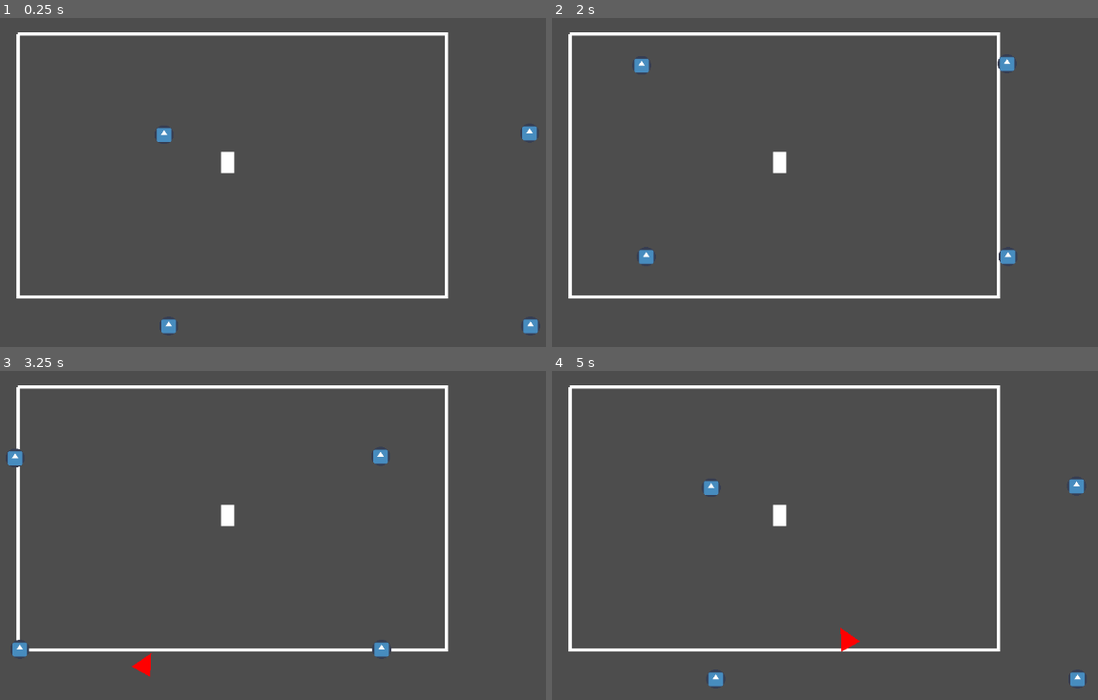
Above: before the commit, frames 1-4 (two rows, left to right).
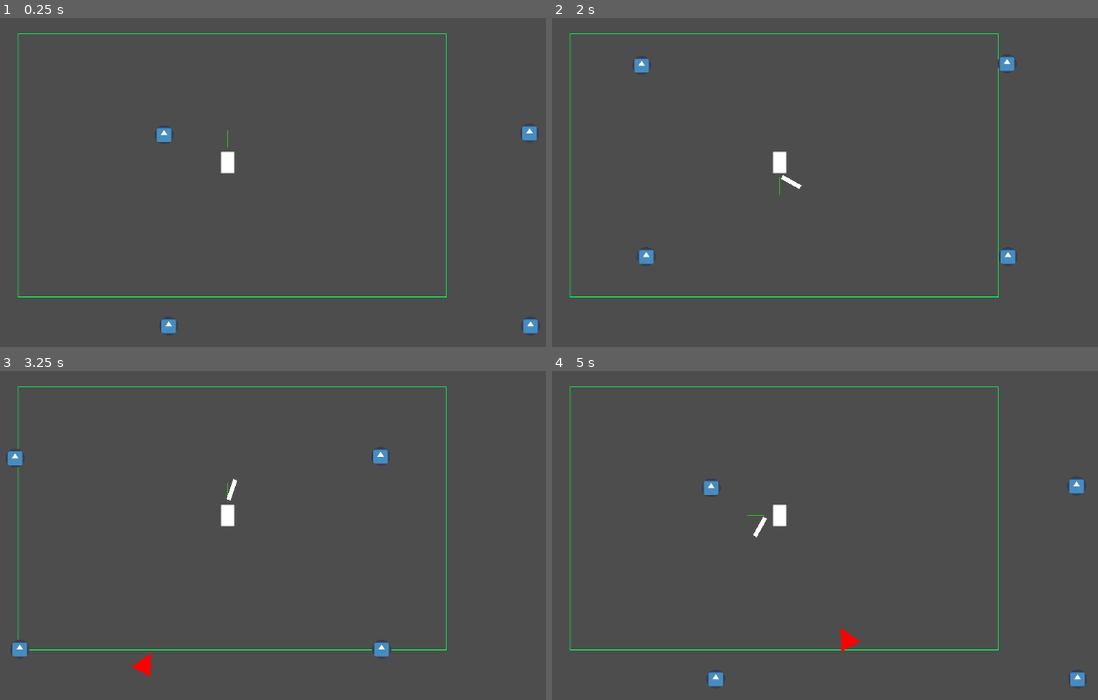
Above: after the commit, the same moments.

Repository: shendru/godot-course-overload
Game: Godot game, scene res://scenes/level.tscn
Same seed, same stepped clock (60 frames per second), same inputs: the game is played once before the commit and once after it. The engine's default icon, where the game draws it, is replaced by a stand-in: a white triangle on a blue panel in a dark square.
Inputs:
- Up to frame 1 (0.25 s): no input
- Up to frame 2 (2 s): tap Enter at 0.5 s; hold D (move_right) 0.53-1.28 s; hold S (move_down) from 1.28 s (still down)
- Up to frame 3 (3.25 s): release S (move_down) at 2.03 s; hold D (move_right) 2.03-2.78 s; hold W (move_up) from 2.78 s (still down)
- Up to frame 4 (5 s): release W (move_up) at 3.53 s; hold A (move_left) from 3.53 s (still down)

The runs differ from the first frame. In frame 1, 2.7% of the frame differs, in the area x 2-83%, y 4-86%; in frame 2, 2.8%; in frame 3, 2.7%; in frame 4, 2.8%.

Commit message:
test: added swing type weapon

Diff:
--- a/game.tscn
+++ /dev/null
@@ -1,3 +0,0 @@
-[gd_scene format=3 uid="uid://bee01vy8spkrj"]
-
-[node name="Game" type="Node2D"]
--- a/scenes/enemy.tscn
+++ b/scenes/enemy.tscn
@@ -8,9 +8,11 @@
 shader = ExtResource("2_re3ou")
 
 [sub_resource type="CircleShape2D" id="CircleShape2D_gmke4"]
-radius = 31.5753
+radius = 18.4391
 
 [node name="enemy" type="CharacterBody2D"]
+collision_layer = 2
+collision_mask = 7
 motion_mode = 1
 script = ExtResource("1_nj4eo")
 
--- a/scenes/level.tscn
+++ b/scenes/level.tscn
@@ -29,6 +29,8 @@
 
 [node name="Line2D" type="Line2D" parent="player/Path2D"]
 points = PackedVector2Array(-101, -66, 1193, -66, 1193, 729, -101, 729, -101, -66)
+width = 2.0
+default_color = Color(0, 1, 0.333333, 1)
 
 [node name="Timer" type="Timer" parent="."]
 wait_time = 3.0
--- a/scenes/player.tscn
+++ b/scenes/player.tscn
@@ -24,3 +24,23 @@
 
 [node name="Camera2D" type="Camera2D" parent="."]
 zoom = Vector2(0.5, 0.5)
+
+[node name="aim" type="Marker2D" parent="."]
+unique_name_in_owner = true
+
+[node name="aim_pos" type="Marker2D" parent="aim"]
+unique_name_in_owner = true
+position = Vector2(0, -36.975)
+
+[node name="Line2D" type="Line2D" parent="aim/aim_pos"]
+points = PackedVector2Array(0, -8.025, 0, -61.025)
+width = 2.0
+default_color = Color(0.116667, 1, 0, 1)
+
+[node name="Timer" type="Timer" parent="."]
+autostart = true
+
+[node name="attacks" type="Node2D" parent="."]
+unique_name_in_owner = true
+
+[connection signal="timeout" from="Timer" to="." method="_on_timer_timeout"]
--- /dev/null
+++ b/scenes/weapon.tscn
@@ -0,0 +1,75 @@
+[gd_scene load_steps=9 format=3 uid="uid://dbbj0a21m0ifb"]
+
+[ext_resource type="Script" path="res://scripts/weapon.gd" id="1_gmt6g"]
+[ext_resource type="Shader" path="res://shaders/square.gdshader" id="1_wubm7"]
+[ext_resource type="Texture2D" uid="uid://dmo0rkd13p8i5" path="res://icon.svg" id="2_vt1vj"]
+
+[sub_resource type="ShaderMaterial" id="ShaderMaterial_5aucd"]
+shader = ExtResource("1_wubm7")
+
+[sub_resource type="RectangleShape2D" id="RectangleShape2D_yu5g8"]
+size = Vector2(67.1105, 66)
+
+[sub_resource type="Animation" id="Animation_keoik"]
+resource_name = "swing"
+length = 0.4
+tracks/0/type = "value"
+tracks/0/imported = false
+tracks/0/enabled = true
+tracks/0/path = NodePath("StaticBody2D:rotation")
+tracks/0/interp = 2
+tracks/0/loop_wrap = true
+tracks/0/keys = {
+"times": PackedFloat32Array(0, 0.4),
+"transitions": PackedFloat32Array(1, 1),
+"update": 0,
+"values": [-1.00531, 1.13097]
+}
+
+[sub_resource type="Animation" id="Animation_dm0rt"]
+length = 0.001
+tracks/0/type = "value"
+tracks/0/imported = false
+tracks/0/enabled = true
+tracks/0/path = NodePath("StaticBody2D:rotation")
+tracks/0/interp = 1
+tracks/0/loop_wrap = true
+tracks/0/keys = {
+"times": PackedFloat32Array(0),
+"transitions": PackedFloat32Array(1),
+"update": 0,
+"values": [-1.06116]
+}
+
+[sub_resource type="AnimationLibrary" id="AnimationLibrary_34nsk"]
+_data = {
+"RESET": SubResource("Animation_dm0rt"),
+"swing": SubResource("Animation_keoik")
+}
+
+[node name="weapon" type="Marker2D"]
+script = ExtResource("1_gmt6g")
+
+[node name="StaticBody2D" type="StaticBody2D" parent="."]
+position = Vector2(0, -40)
+rotation = -1.06116
+collision_layer = 4
+collision_mask = 2
+
+[node name="Sprite2D" type="Sprite2D" parent="StaticBody2D"]
+material = SubResource("ShaderMaterial_5aucd")
+position = Vector2(0, -40)
+scale = Vector2(0.1, 0.5)
+texture = ExtResource("2_vt1vj")
+
+[node name="CollisionShape2D" type="CollisionShape2D" parent="StaticBody2D"]
+position = Vector2(0, -40)
+scale = Vector2(1.01607, 1.01922)
+shape = SubResource("RectangleShape2D_yu5g8")
+
+[node name="AnimationPlayer" type="AnimationPlayer" parent="."]
+libraries = {
+"": SubResource("AnimationLibrary_34nsk")
+}
+
+[connection signal="animation_finished" from="AnimationPlayer" to="." method="_on_animation_player_animation_finished"]
--- a/scripts/player.gd
+++ b/scripts/player.gd
@@ -1,8 +1,35 @@
 extends CharacterBody2D
 
-@export var speed = 200.0
+@onready var marker = %aim
+@onready var marker_pos = %aim_pos
+
+@export var speed: float = 200.0
+@export var marker_offset_angle_degrees = 90.0
+
+
+
 
 func _physics_process(_delta):
 	var input_dir = Input.get_vector("move_left", "move_right", "move_up", "move_down")
 	velocity = input_dir * speed
 	move_and_slide()
+	update_marker_rotation()
+
+func update_marker_rotation():
+	if velocity.length() > 0:
+		var target_angle_radians = velocity.angle()
+		var marker_offset_angle_radians = deg_to_rad(marker_offset_angle_degrees)
+		target_angle_radians += marker_offset_angle_radians
+		# marker.rotation = lerp_angle(marker.rotation, target_angle_radians, 0.2)
+		marker.rotation = target_angle_radians
+
+func attack():
+	const WEAP = preload("res://scenes/weapon.tscn")
+	var new_attack = WEAP.instantiate()
+	new_attack.rotation = marker.rotation
+	#new_attack.position = marker_pos.position
+	%attacks.add_child(new_attack)
+
+
+func _on_timer_timeout() -> void:
+	attack()
--- /dev/null
+++ b/scripts/weapon.gd
@@ -0,0 +1,10 @@
+extends Marker2D
+
+@onready var animation = $AnimationPlayer
+
+func _ready():
+	animation.play("swing")
+
+
+func _on_animation_player_animation_finished(anim_name: StringName) -> void:
+	queue_free()
